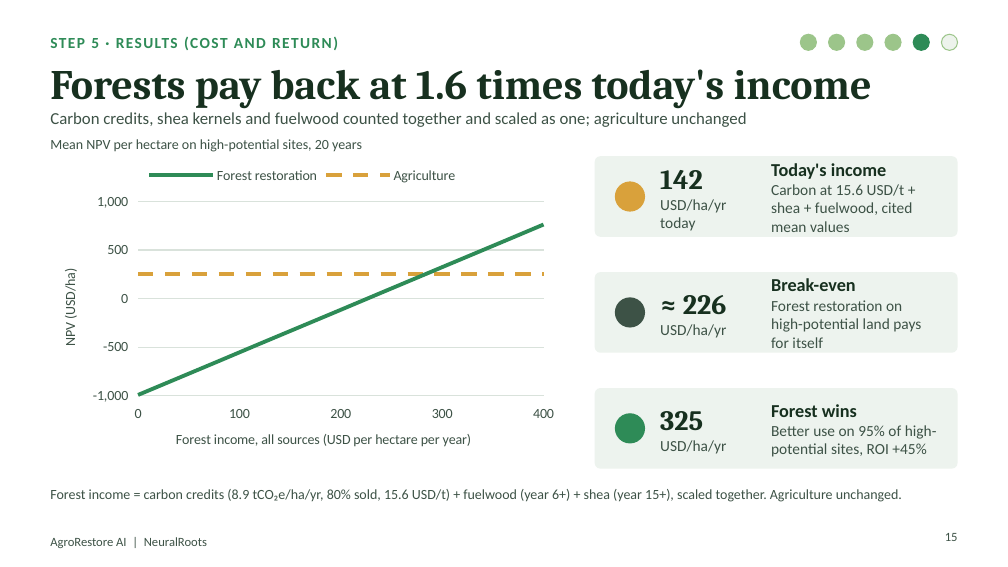
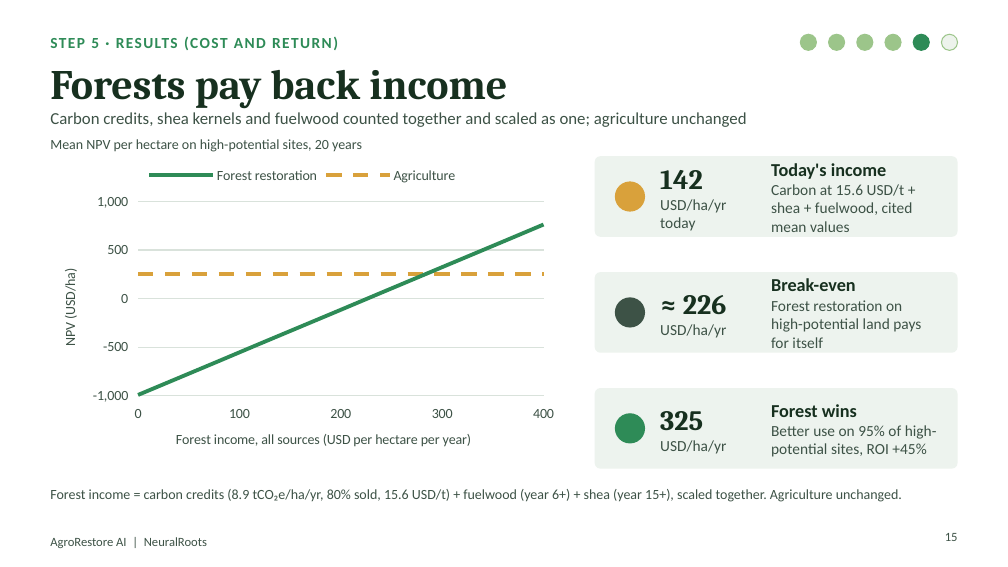
Before and after one commit to TypsonRS/ds-capstoneKSD, a slide deck: slide 15 of PROJECT_DATA_SCIENCE/presentation/AgroRestoreAI_DemoDay.pptx. Drawn at 1008x567 pixels with LibreOffice and Linux fonts; fonts in the diff are those of the drawing. Boxes give left, top, right and bottom in pixels: in the first picture for what was removed or moved away, otherwise in the second. Text is boxed around its words. In the diff, an @@ line names an element or a change of style, - is before the commit and + after.

```diff
--- a/PROJECT_DATA_SCIENCE/presentation/AgroRestoreAI_DemoDay.pptx
+++ b/PROJECT_DATA_SCIENCE/presentation/AgroRestoreAI_DemoDay.pptx
@@ title at [50, 70, 507, 109]: text changed @@
-Forests pay back at 1.6 times today's income
+Forests pay back income
```
Also in this commit, not shown: 2 other files.
